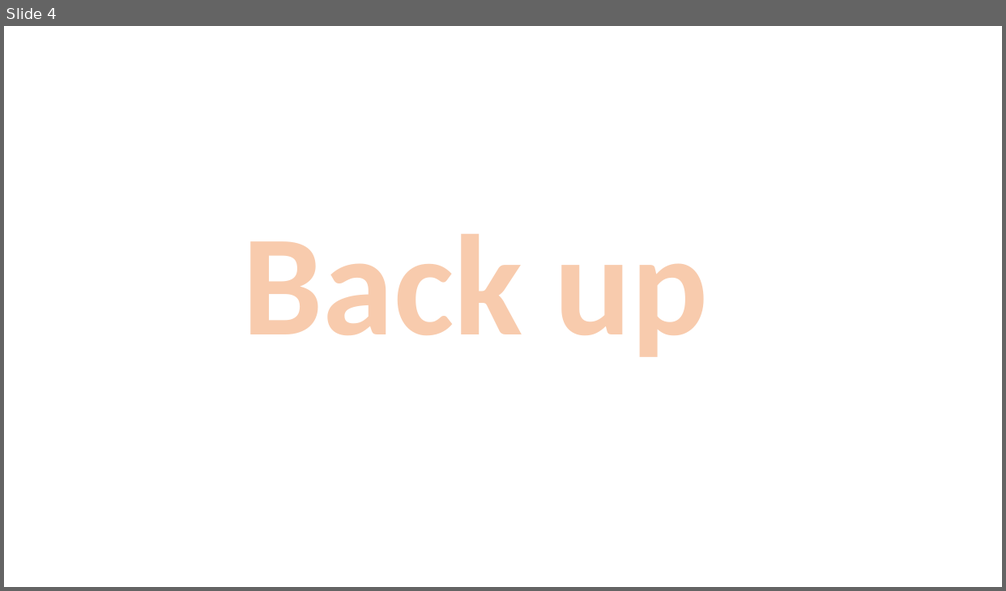
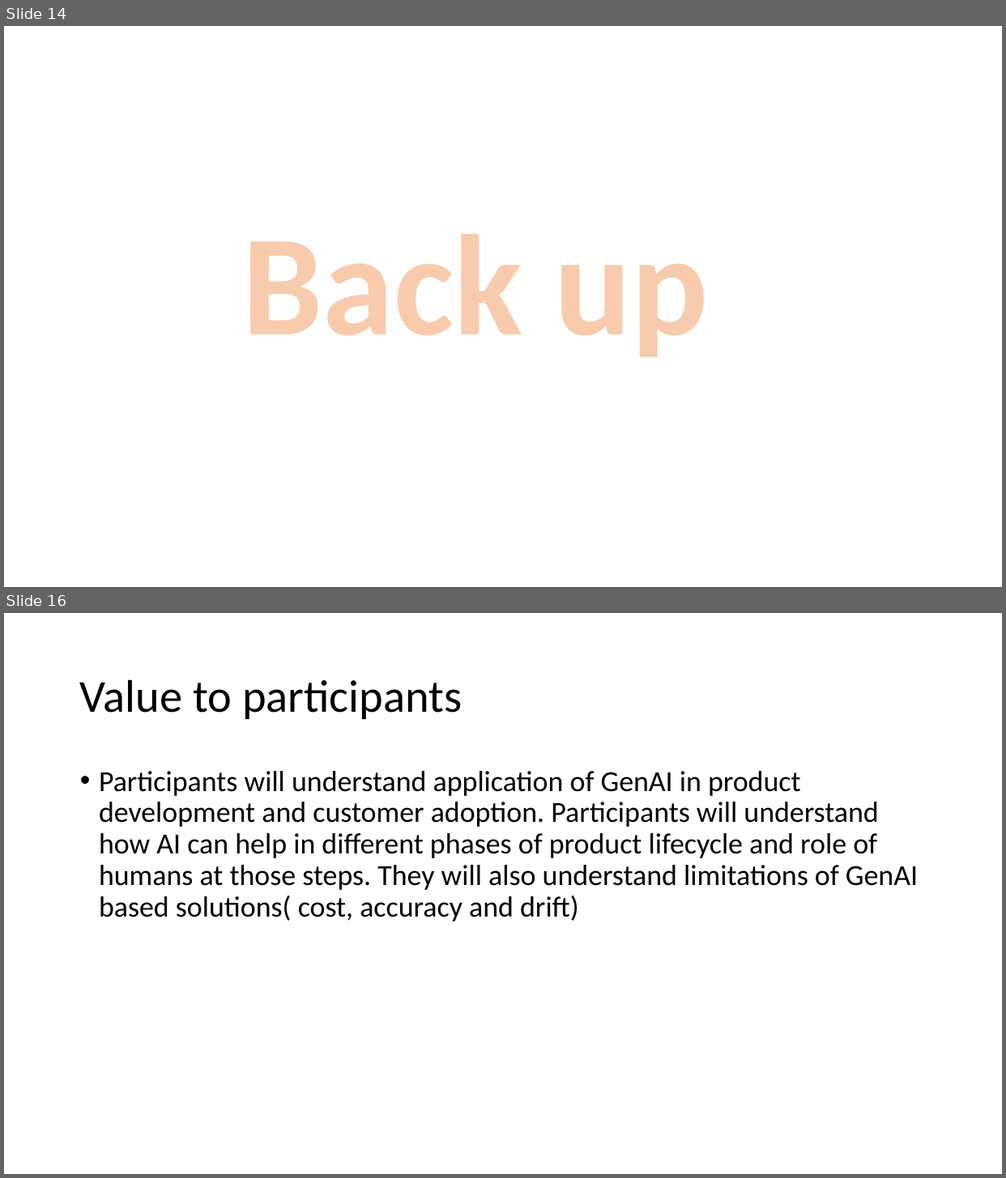
Before and after one commit to share2learnwidmanish/share2learnwidmanish, a slide deck: AgileNetwork_Presentation_2026.pptx. Shown one above the other, each under a label of ours: slide 4 before the commit, slides 14 and 16 after it; the slides between them are not shown. The pictures are 1006x591 and 1006x1178 pixels, drawn with LibreOffice and Linux fonts; fonts in the diff are those of the drawing. Boxes give left, top, right and bottom in pixels: in the first picture for what was removed or moved away, otherwise in the second. Text is boxed around its words. In the diff, an @@ line names an element or a change of style, - is before the commit and + after.

```diff
--- a/AgileNetwork_Presentation_2026.pptx
+++ b/AgileNetwork_Presentation_2026.pptx
@@ slide 16 added at box(4, 613, 1002, 1174), background #FFFFFF @@
@@ title added at box(80, 679, 462, 719), 44 pt, text #000000 @@
+Value to participants
@@ text added at box(99, 771, 918, 922), 28 pt, text #000000 @@
+• Participants will understand application of GenAI in product development and customer adoption. Participants will understand how AI can help in different phases of product lifecycle and role of humans at those steps. They will also understand limitations of GenAI based solutions( cost, accuracy and drift)
@@ what was slide 4 is now slide 14 @@
```
Also in this commit, not shown: 4 slides changed, 7 other slides added.
